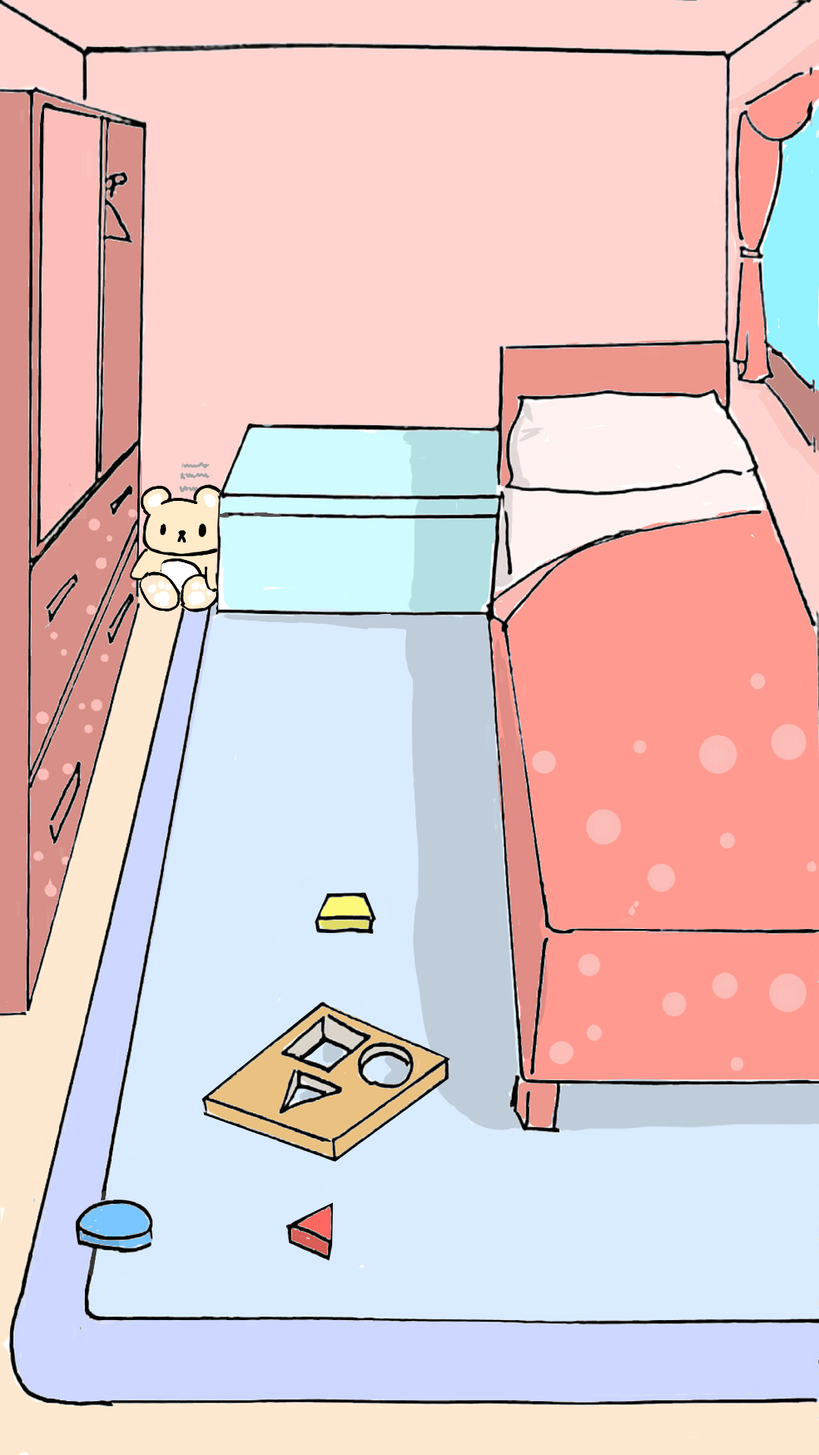
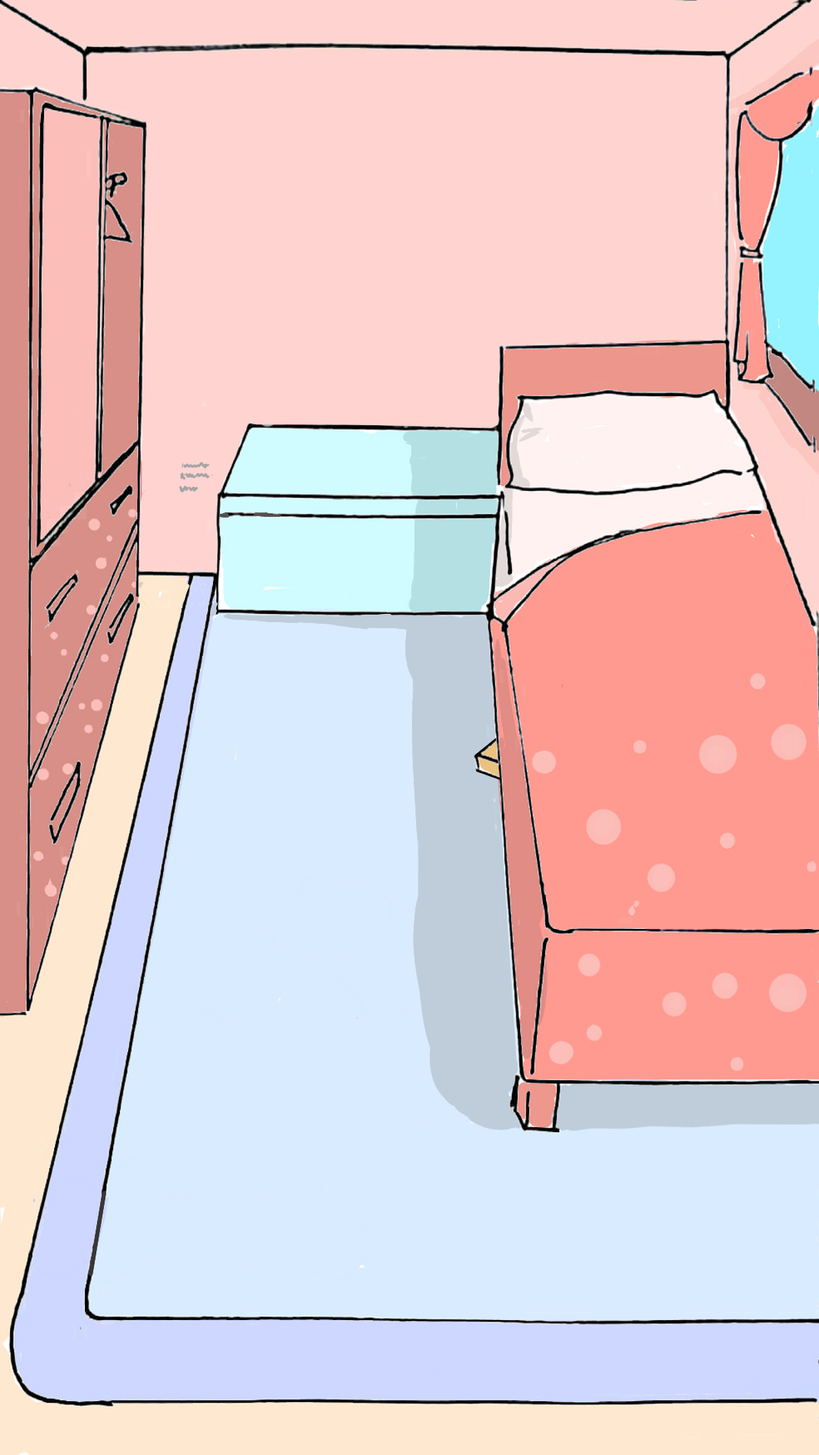
Layer changes from the first 819×1455 image to the second:
hid "正方形" over [314, 892, 376, 934]
hid "三角形" over [285, 1202, 333, 1262]
hid "圓形" over [74, 1199, 154, 1254]
added layer "積木盤0" above "積木盤" over [472, 683, 563, 781]
hid "積木盤" over [200, 1000, 450, 1162]
hid "熊 線搞" over [129, 484, 222, 613]
hid "熊-色" over [129, 485, 221, 613]
